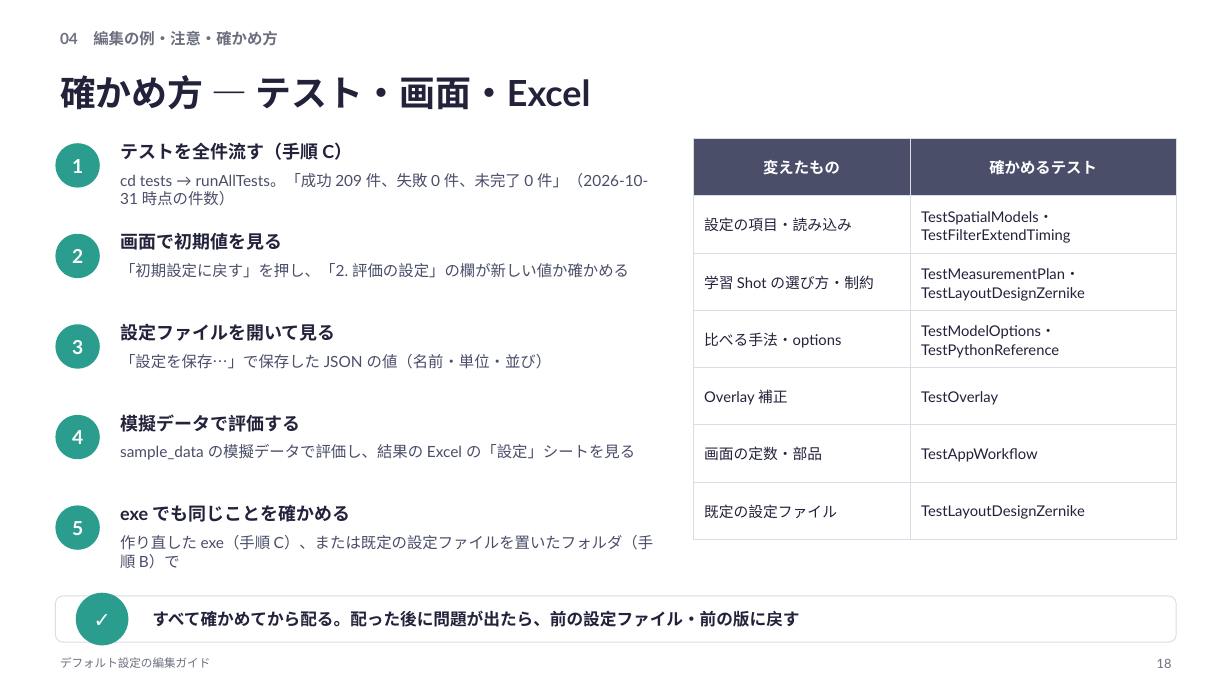
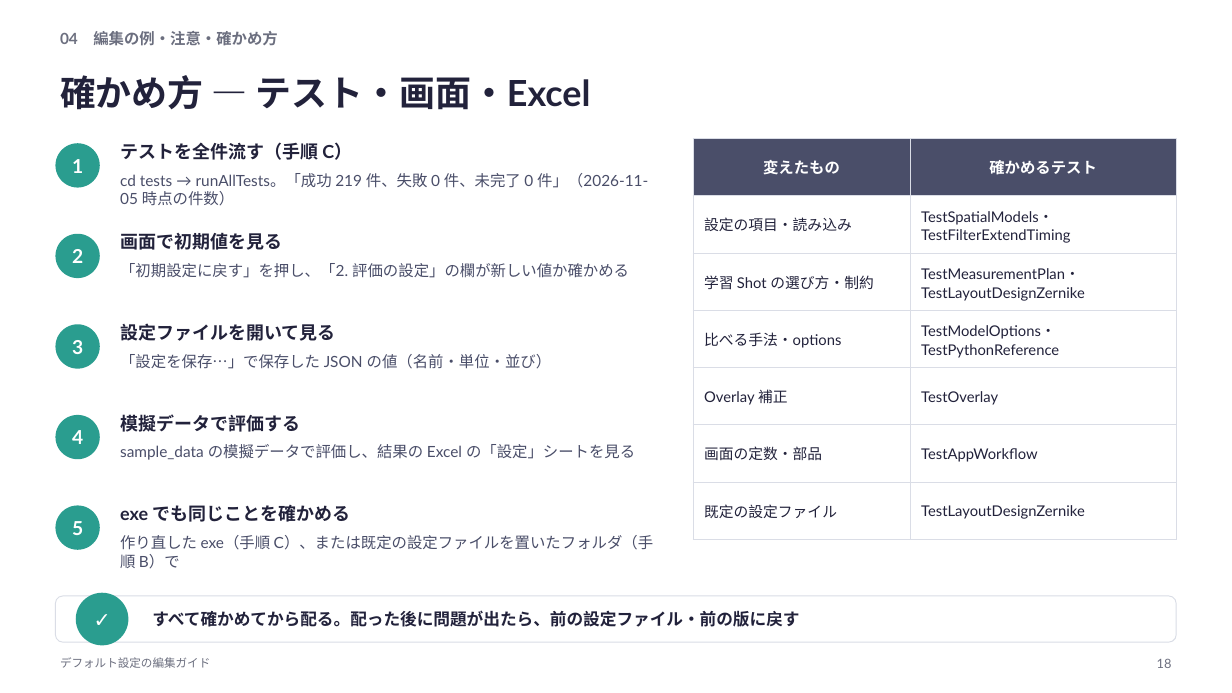
Before and after one commit to rsakamoto-0824/alignment-estimation-benchmark, a slide deck: slide 18 of matlab_app/docs/defaults_guide/デフォルト設定の編集ガイド.pptx. Drawn at 1232x693 pixels with LibreOffice and Linux fonts; fonts in the diff are those of the drawing. Boxes give left, top, right and bottom in pixels: in the first picture for what was removed or moved away, otherwise in the second. Text is boxed around its words. In the diff, an @@ line names an element or a change of style, - is before the commit and + after.

```diff
--- a/matlab_app/docs/defaults_guide/デフォルト設定の編集ガイド.pptx
+++ b/matlab_app/docs/defaults_guide/デフォルト設定の編集ガイド.pptx
@@ text at bbox=[120, 173, 648, 206]: text changed @@
-cd tests → runAllTests。「成功 209 件、失敗 0 件、未完了 0 件」（2026-10-31 時点の件数）
+cd tests → runAllTests。「成功 219 件、失敗 0 件、未完了 0 件」（2026-11-05 時点の件数）
```
Also in this commit, not shown: 1 other slide changed, 39 other files.
